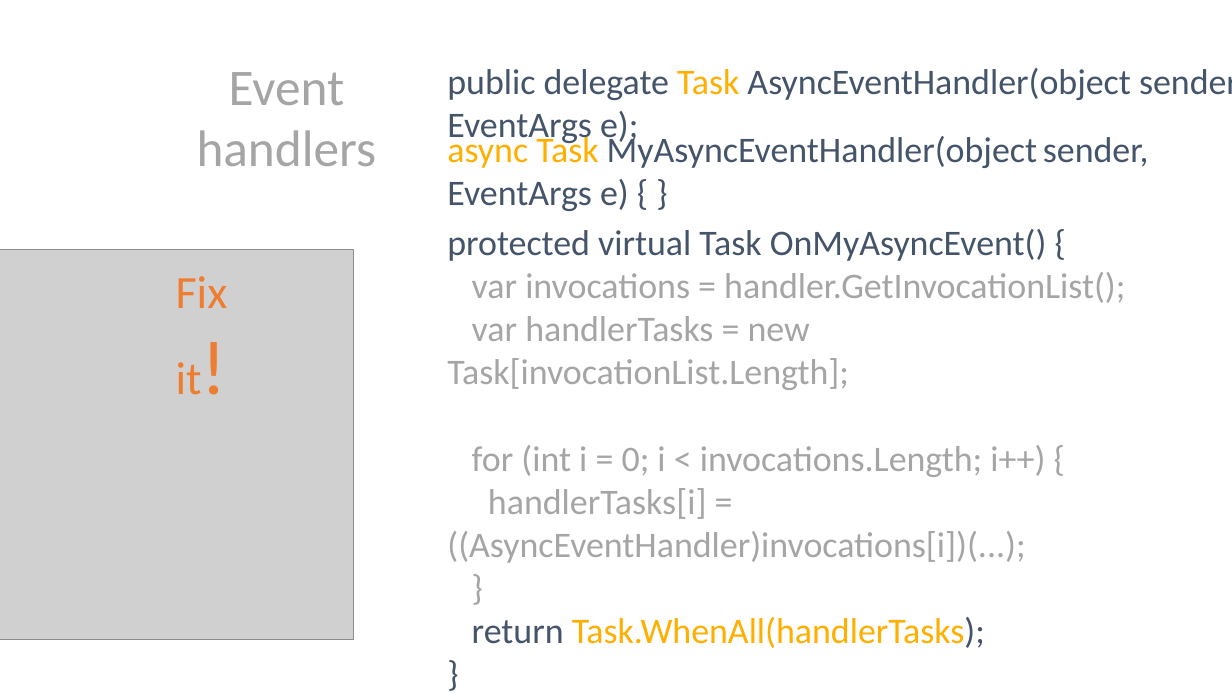
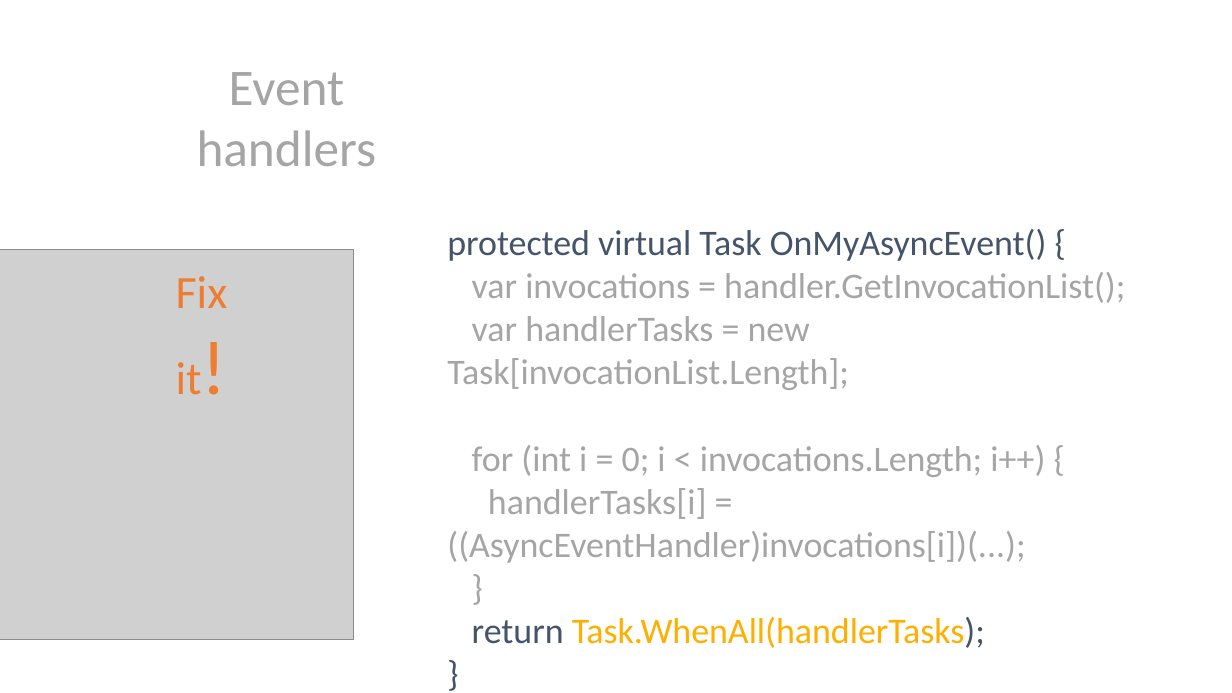
Before and after one commit to danielmarbach/RearchitectTowardsAsyncAwait, a slide deck: slide 51 of presentation.pptx (slide 49 before the commit). Drawn at 1232x693 pixels with LibreOffice and Linux fonts; fonts in the diff are those of the drawing; grey boxes stand for pictures. Boxes give left, top, right and bottom in pixels: in the first picture for what was removed or moved away, otherwise in the second. Text is boxed around its words. In the diff, an @@ line names an element or a change of style, - is before the commit and + after.

```diff
--- a/presentation.pptx
+++ b/presentation.pptx
@@ text removed at bbox=[447, 68, 1232, 147] @@
-public delegate Task AsyncEventHandler(object sender, EventArgs e);
@@ text removed at bbox=[447, 132, 1149, 211] @@
-async Task MyAsyncEventHandler(object sender, EventArgs e) { }
```
Also in this commit, not shown: 7 slides added, 1 other file.
